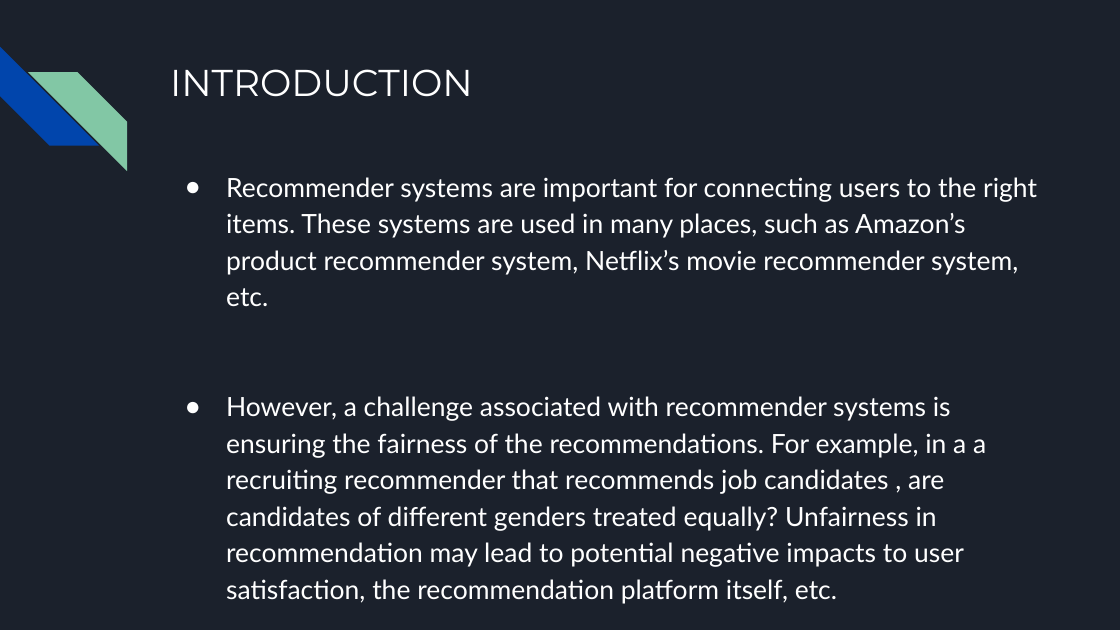
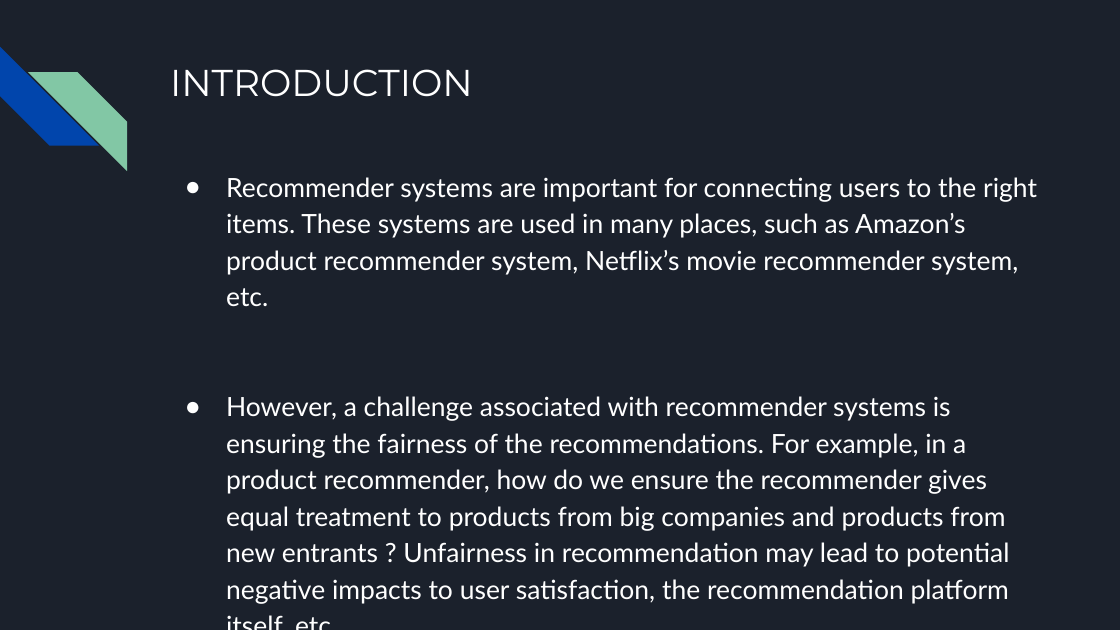
Before and after one commit to nikhilvenkatkumsetty/Mitigating-Unfairness-and-Bias-in-Cold-Start-Recommenders, a slide deck: slide 3 of MIDSEM and ENDSEM Presentations/IT458-IR_Endsem_Team-17_Nikhil_Amith.pptx. Drawn at 1120x630 pixels with LibreOffice and Linux fonts; fonts in the diff are those of the drawing. Boxes give left, top, right and bottom in pixels: in the first picture for what was removed or moved away, otherwise in the second. Text is boxed around its words. In the diff, an @@ line names an element or a change of style, - is before the commit and + after.

```diff
--- a/MIDSEM and ENDSEM Presentations/IT458-IR_Endsem_Team-17_Nikhil_Amith.pptx
+++ b/MIDSEM and ENDSEM Presentations/IT458-IR_Endsem_Team-17_Nikhil_Amith.pptx
@@ text at <box>226,396,1009,604</box>: text changed @@
-● However, a challenge associated with recommender systems is ensuring the fairness of the recommendations. For example, in a a recruiting recommender that recommends job candidates , are candidates of different genders treated equally? Unfairness in recommendation may lead to potential negative impacts to user satisfaction, the recommendation platform itself, etc.
+● However, a challenge associated with recommender systems is ensuring the fairness of the recommendations. For example, in a product recommender, how do we ensure the recommender gives equal treatment to products from big companies and products from new entrants ? Unfairness in recommendation may lead to potential negative impacts to user satisfaction, the recommendation platform itself, etc.
```
Also in this commit, not shown: 10 other slides changed, 1 slide added, 1 slide removed, 1 other file.
